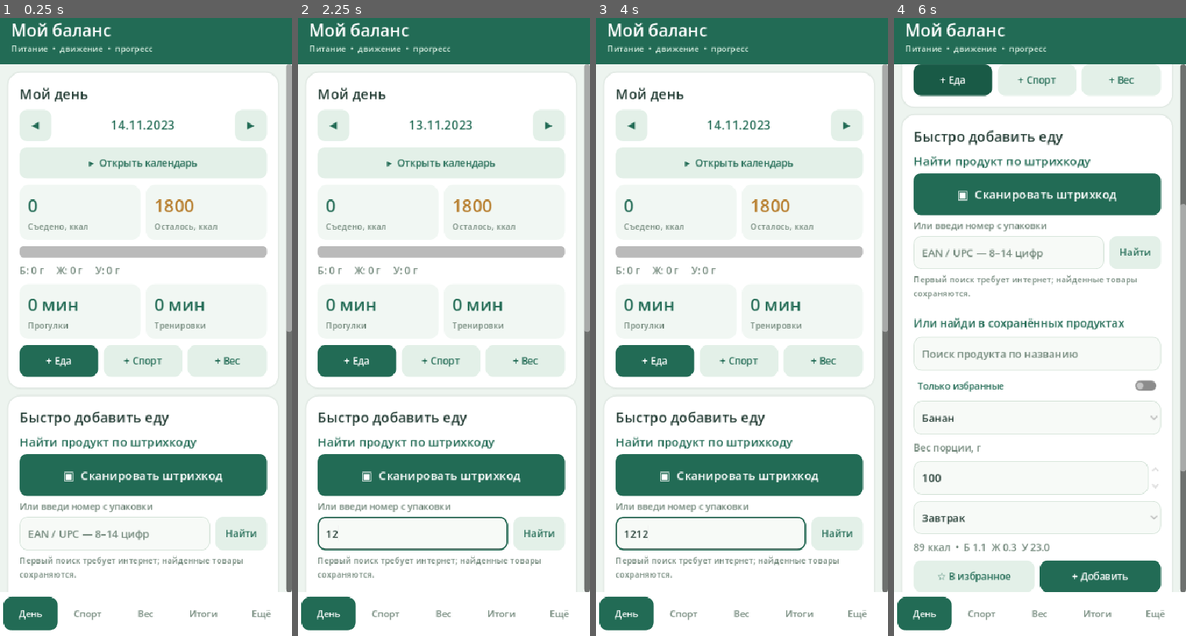
Above: before the commit, frames 1-4 (left to right).
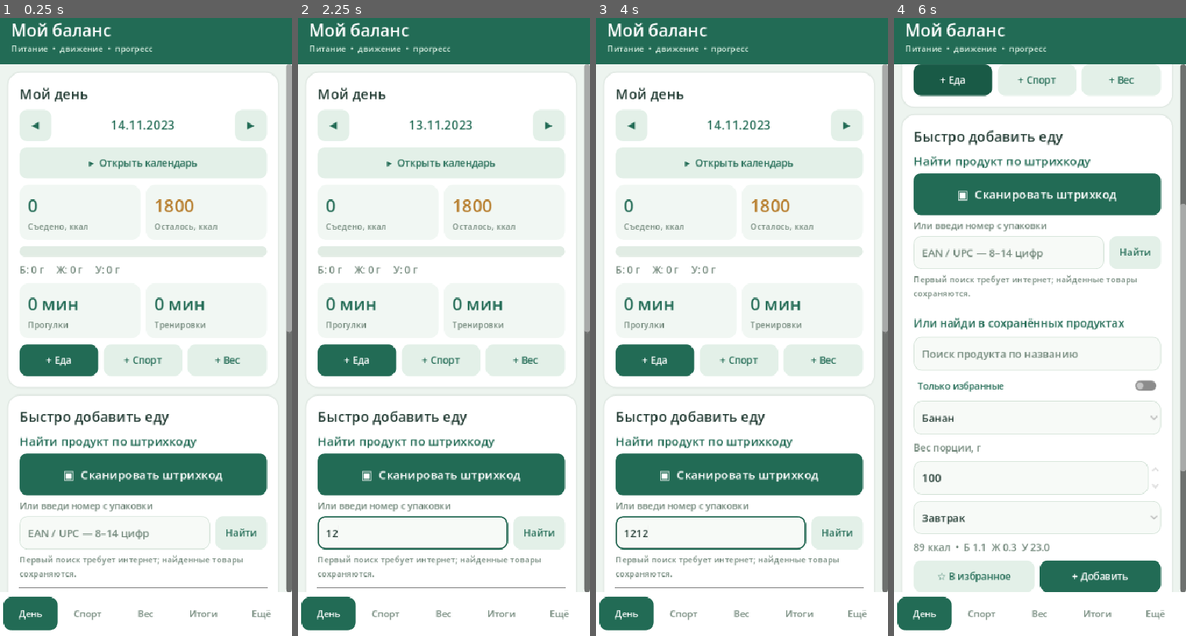
Above: after the commit, the same moments.

Repository: Domenklay/My_balance
Game: Godot game, scene res://main.tscn
Two runs of this game, one before a commit and one after it. Both use one fixed random seed, a clock stepped at 60 frames per second and the inputs below.
Inputs (mouse positions are in pixels of both pictures, inside the frame that each line leads up to):
- Up to frame 1 (0.25 s): no input
- Up to frame 2 (2.25 s): click (411, 530) at 0.52 s; type "12" at 0.6 s; click (441, 635) at 0.75 s; type "12" at 0.83 s; click "◀" at 1.25 s; click (411, 530) at 2.02 s; type "12" at 2.1 s
- Up to frame 3 (4 s): click (739, 635) at 2.25 s; type "12" at 2.33 s; click "▶" at 2.75 s; click (709, 530) at 3.52 s; type "12" at 3.6 s; click (739, 635) at 3.75 s; type "12" at 3.83 s
- Up to frame 4 (6 s): click "▸ Открыть календарь" at 4.25 s; click "▾ Скрыть календарь" at 5 s; click "+ Еда" at 5.75 s

The runs differ from the first frame. In frame 1, 4.6% of the frame differs, in the area x 6-94%, y 36-93%; in frame 2, 4.8%; in frame 3, 4.8%; in frame 4, less than 0.1%.

Commit message:
Style nutrition and weekly progress bars consistently with new app theme

Diff:
--- a/godot/src/main.gd
+++ b/godot/src/main.gd
@@ -271,6 +271,18 @@
         for state in ["font_color", "font_hover_color", "font_pressed_color"]:
             b.add_theme_color_override(state, color)
 
+func _style_progress(bar: ProgressBar) -> void:
+    var track = StyleBoxFlat.new()
+    track.bg_color = Color("#e1ece4")
+    track.set_corner_radius_all(9)
+    var fill = StyleBoxFlat.new()
+    fill.bg_color = GREEN
+    fill.set_corner_radius_all(9)
+    bar.add_theme_stylebox_override("background", track)
+    bar.add_theme_stylebox_override("fill", fill)
+    bar.custom_minimum_size.y = 15
+    bar.show_percentage = false
+
 func _metric_tile(parent: Node, value: String, caption: String, tone: Color = GREEN) -> void:
     var panel = PanelContainer.new()
     panel.size_flags_horizontal = Control.SIZE_EXPAND_FILL
@@ -378,8 +390,7 @@
     bar.min_value = 0.0
     bar.max_value = maxf(1.0, target)
     bar.value = minf(total, target)
-    bar.show_percentage = false
-    bar.custom_minimum_size.y = 16
+    _style_progress(bar)
     overview.add_child(bar)
     if total > target:
         _label(overview, "Сверх ориентира: " + str(roundi(total - target)) + " ккал", 14, MUTED)
@@ -841,7 +852,8 @@
         bar.min_value = 0
         bar.max_value = float(store.data["settings"]["kcal"]) * 1.5
         bar.value = store.day_calories(d)
-        bar.show_percentage = false
+        _style_progress(bar)
+        bar.custom_minimum_size.y = 11
         line.add_child(bar)
         var daily_value = _nowrap(line, str(roundi(store.day_calories(d))) if not store.day_entries(d).is_empty() else "—", 13)
         daily_value.custom_minimum_size.x = 35
